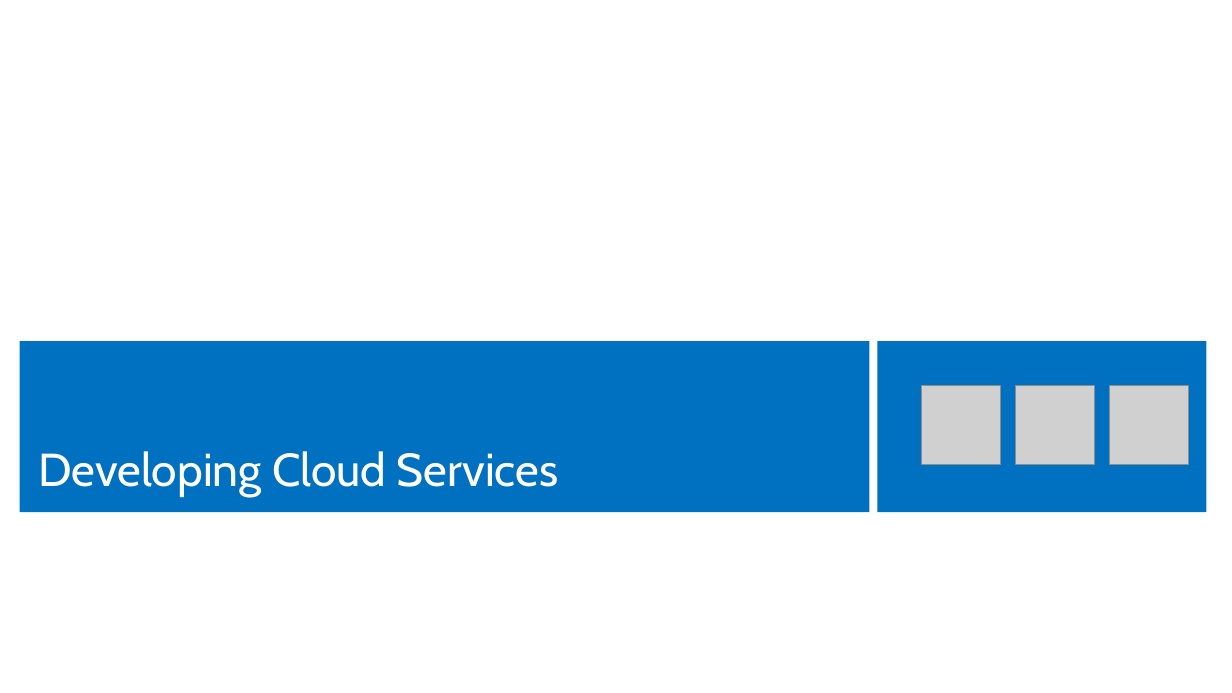
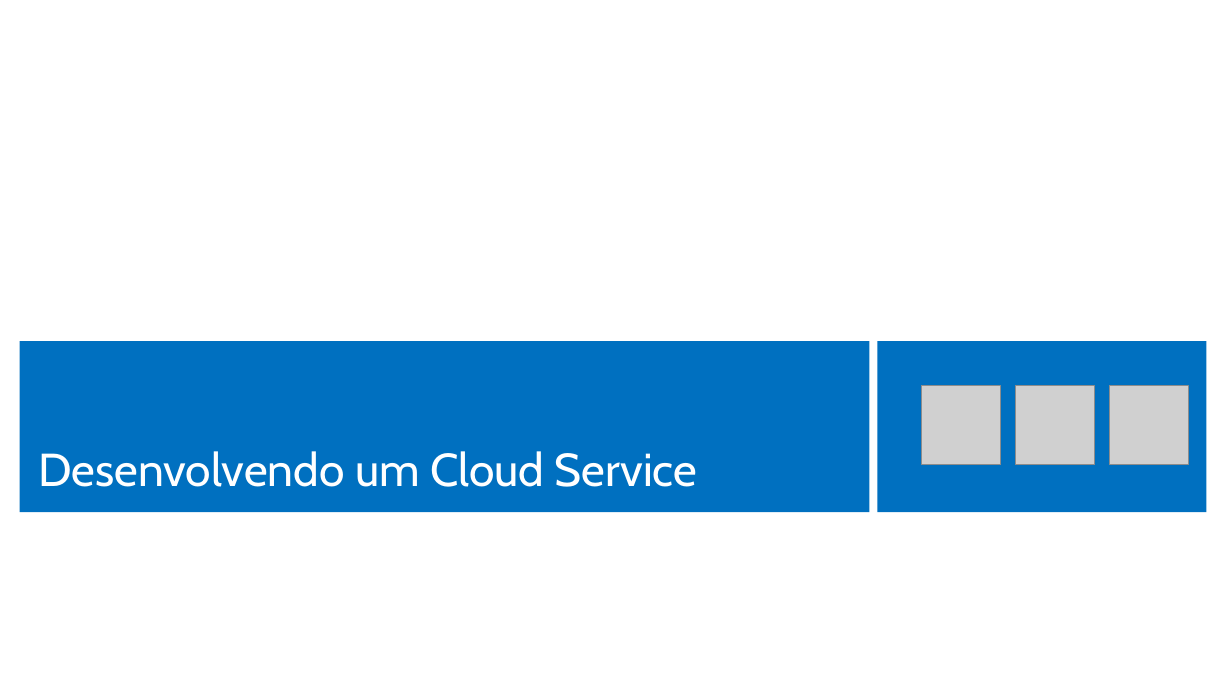
Before and after one commit to Evilazaro/MCSDAzureTraining, a slide deck: slide 18 of Design and Implement Cloud Services/Design and Implement Cloud Services.pptx. Drawn at 1232x693 pixels with LibreOffice and Linux fonts; fonts in the diff are those of the drawing; grey boxes stand for pictures. Boxes give left, top, right and bottom in pixels: in the first picture for what was removed or moved away, otherwise in the second. Text is boxed around its words. In the diff, an @@ line names an element or a change of style, - is before the commit and + after.

Commit message:
Tradução parcial "Desenvolvendo para Microsoft Azure"

```diff
--- a/Design and Implement Cloud Services/Design and Implement Cloud Services.pptx
+++ b/Design and Implement Cloud Services/Design and Implement Cloud Services.pptx
@@ text at (39, 451, 697, 487): text changed @@
-Developing Cloud Services
+Desenvolvendo um Cloud Service
```
Also in this commit, not shown: 2 other slides changed.
